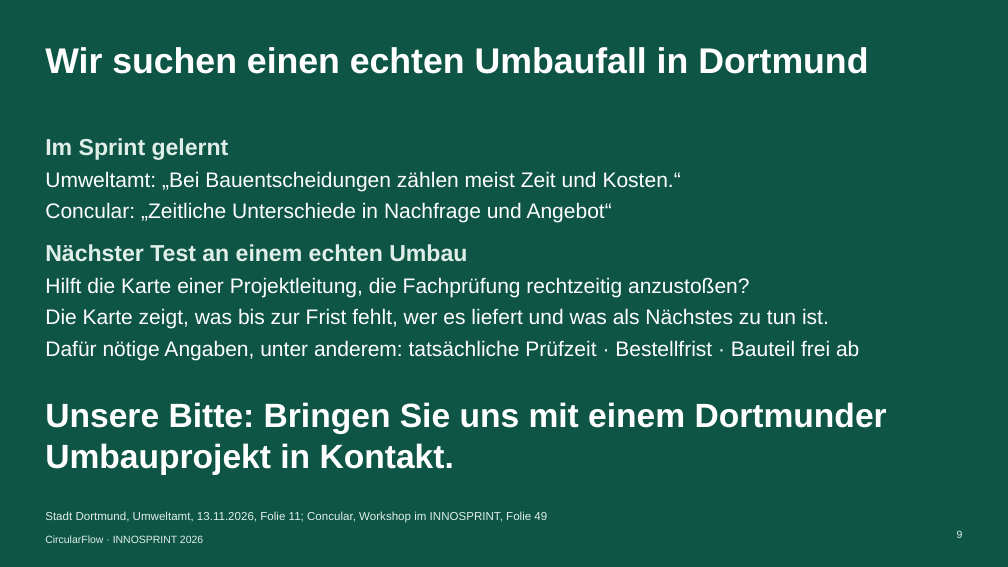
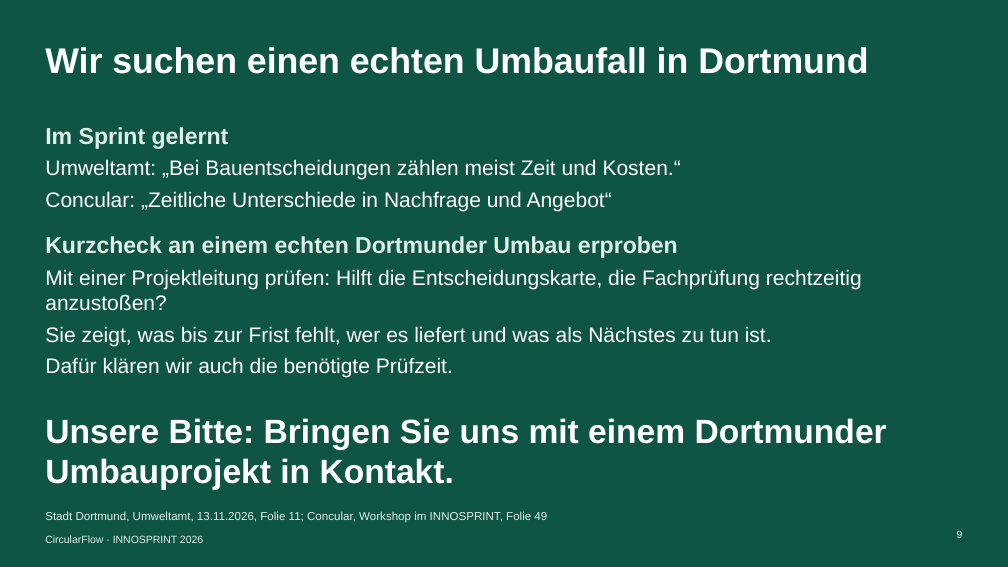
Before and after one commit to sammo3332/CircularFlow, a slide deck: slide 9 of pitch/innosprint-2026/ausgabe/abgabe-5-minuten/CircularFlow_INNOSPRINT2026_Pitch-5-Minuten.pptx. Drawn at 1008x567 pixels with LibreOffice and Linux fonts; fonts in the diff are those of the drawing. Boxes give left, top, right and bottom in pixels: in the first picture for what was removed or moved away, otherwise in the second. Text is boxed around its words. In the diff, an @@ line names an element or a change of style, - is before the commit and + after.

```diff
--- a/pitch/innosprint-2026/ausgabe/abgabe-5-minuten/CircularFlow_INNOSPRINT2026_Pitch-5-Minuten.pptx
+++ b/pitch/innosprint-2026/ausgabe/abgabe-5-minuten/CircularFlow_INNOSPRINT2026_Pitch-5-Minuten.pptx
@@ text "Im Sprint gelernt": place and size @@
-text "Im Sprint gelernt" at bbox=[45, 138, 229, 160]
+text "Im Sprint gelernt" at bbox=[45, 127, 229, 149]
@@ text "Umweltamt: „Bei Bauentscheidungen zählen meist ...": place and size @@
-text "Umweltamt: „Bei Bauentscheidungen zählen meist ..." at bbox=[45, 171, 681, 223]
+text "Umweltamt: „Bei Bauentscheidungen zählen meist ..." at bbox=[45, 159, 681, 211]
@@ text at bbox=[45, 236, 678, 258]: text changed @@
-Nächster Test an einem echten Umbau
+Kurzcheck an einem echten Dortmunder Umbau erproben
@@ text at bbox=[45, 269, 862, 378]: text changed @@
-Hilft die Karte einer Projektleitung, die Fachprüfung rechtzeitig anzustoßen?
-Die Karte zeigt, was bis zur Frist fehlt, wer es liefert und was als Nächstes zu tun ist.
-Dafür nötige Angaben, unter anderem: tatsächliche Prüfzeit · Bestellfrist · Bauteil frei ab
+Mit einer Projektleitung prüfen: Hilft die Entscheidungskarte, die Fachprüfung rechtzeitig anzustoßen?
+Sie zeigt, was bis zur Frist fehlt, wer es liefert und was als Nächstes zu tun ist.
+Dafür klären wir auch die benötigte Prüfzeit.
@@ text "Unsere Bitte: Bringen Sie uns ...": place and size @@
-text "Unsere Bitte: Bringen Sie uns ..." at bbox=[45, 402, 887, 475]
+text "Unsere Bitte: Bringen Sie uns ..." at bbox=[45, 418, 887, 490]
```
Also in this commit, not shown: 5 other files.
